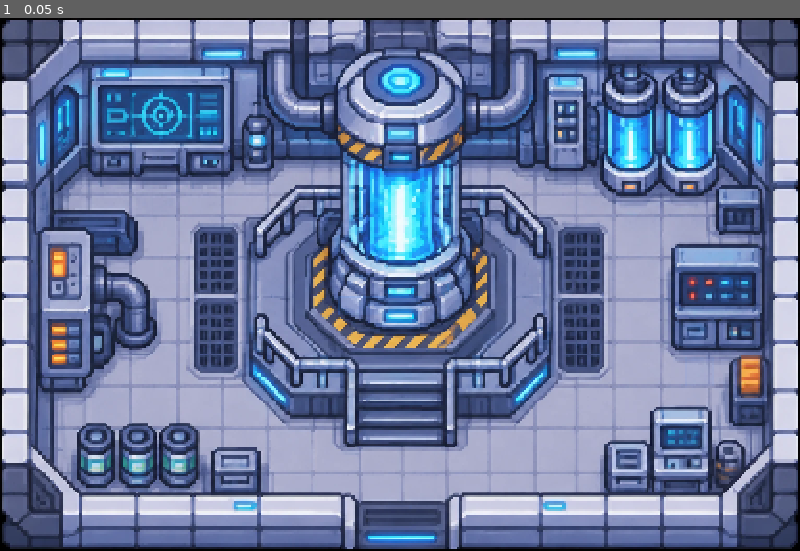
Above: before the commit, frame 1.
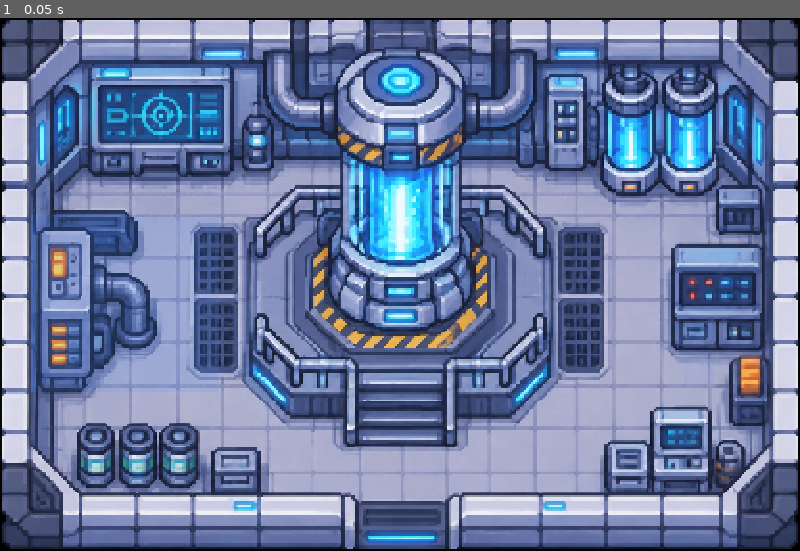
Above: after the commit, the same moment.

Repository: thallesgsrv/nasa-space-apps
Game: Godot game, scene res://scenes/rooms/sala_reator.tscn
Same seed, same stepped clock (60 frames per second), same inputs: the game is played once before the commit and once after it. This scene is started directly instead of the project's main scene. Video files are missing from this copy of the repository; at most half a second of black plays in their place. Sound files missing from this copy of the repository are replaced by a short silence.
Inputs:
- Up to frame 1 (0.05 s): no input

The runs differ from the first frame. In frame 1, 0.4% of the frame differs, in the area x 3-43%, y 36-71%.

Commit message:
fix(rooms): sala do reator recupera porta da propulsao, painel de escudos e area livre
- a edicao de colisoes tinha perdido a porta para a camara de propulsao (a porta de la caia no
  centro do reator), o painel dos escudos (alvo da missao do CME) e o spawn from_camara_propulsao
- parede de baixo acompanha o chao (o spawn da cafeteria estava dentro dela)
- rack e caixas da esquerda cobrem so o que aparece na imagem

Diff:
--- a/scenes/rooms/sala_reator.tscn
+++ b/scenes/rooms/sala_reator.tscn
@@ -33,10 +33,10 @@
 size = Vector2(210, 42)
 
 [sub_resource type="RectangleShape2D" id="s5"]
-size = Vector2(260, 555)
+size = Vector2(260, 491)
 
 [sub_resource type="RectangleShape2D" id="s6"]
-size = Vector2(195, 452)
+size = Vector2(195, 283)
 
 [sub_resource type="RectangleShape2D" id="s7"]
 size = Vector2(202, 452)
@@ -64,6 +64,12 @@
 
 [sub_resource type="RectangleShape2D" id="RectangleShape2D_l5u1x"]
 size = Vector2(19.817017, 82)
+
+[sub_resource type="RectangleShape2D" id="s_door_prop"]
+size = Vector2(50, 56)
+
+[sub_resource type="RectangleShape2D" id="s_escudos"]
+size = Vector2(360, 338)
 
 [sub_resource type="RectangleShape2D" id="s14"]
 size = Vector2(270, 150)
@@ -113,7 +119,7 @@
 shape = SubResource("s2")
 
 [node name="ParedeBaixo" type="CollisionShape2D" parent="Colisoes" unique_id=666043430]
-position = Vector2(800, 1157.5)
+position = Vector2(800, 1172.5)
 shape = SubResource("s3")
 
 [node name="Banco" type="CollisionShape2D" parent="Colisoes" unique_id=309394061]
@@ -121,11 +127,11 @@
 shape = SubResource("s4")
 
 [node name="RackBarris" type="CollisionShape2D" parent="Colisoes" unique_id=1997539637]
-position = Vector2(173.5, 511.5)
+position = Vector2(173.5, 479.5)
 shape = SubResource("s5")
 
 [node name="CaixasBaixoEsq" type="CollisionShape2D" parent="Colisoes" unique_id=530345596]
-position = Vector2(176, 832.5)
+position = Vector2(176, 916.5)
 shape = SubResource("s6")
 
 [node name="Nucleo" type="CollisionShape2D" parent="Colisoes" unique_id=1435800677]
@@ -177,6 +183,16 @@
 position = Vector2(-2, 36.5)
 shape = SubResource("s14")
 
+[node name="Porta_camara_propulsao" type="Area2D" parent="Portas"]
+position = Vector2(125, 750)
+script = ExtResource("2_door")
+target_room = "res://scenes/rooms/camara_propulsao.tscn"
+target_spawn = "from_sala_reator"
+place_name = "Câmara de propulsão"
+
+[node name="CollisionShape2D" type="CollisionShape2D" parent="Portas/Porta_camara_propulsao"]
+shape = SubResource("s_door_prop")
+
 [node name="Interativos" type="Node2D" parent="." unique_id=2022946334]
 
 [node name="PainelNucleo" type="Area2D" parent="Interativos" unique_id=1038075469]
@@ -197,7 +213,19 @@
 [node name="CollisionShape2D" type="CollisionShape2D" parent="Interativos/KitMedico" unique_id=1323910570]
 shape = SubResource("s16")
 
+[node name="PainelEscudos" type="Area2D" parent="Interativos"]
+position = Vector2(240, 549)
+script = ExtResource("3_inter")
+action = "escudos"
+display_name = "Escudos"
+
+[node name="CollisionShape2D" type="CollisionShape2D" parent="Interativos/PainelEscudos"]
+shape = SubResource("s_escudos")
+
 [node name="Spawns" type="Node2D" parent="." unique_id=1885998069]
 
 [node name="from_cafeteria" type="Marker2D" parent="Spawns" unique_id=1591433153]
 position = Vector2(768, 924)
+
+[node name="from_camara_propulsao" type="Marker2D" parent="Spawns"]
+position = Vector2(195, 750)
